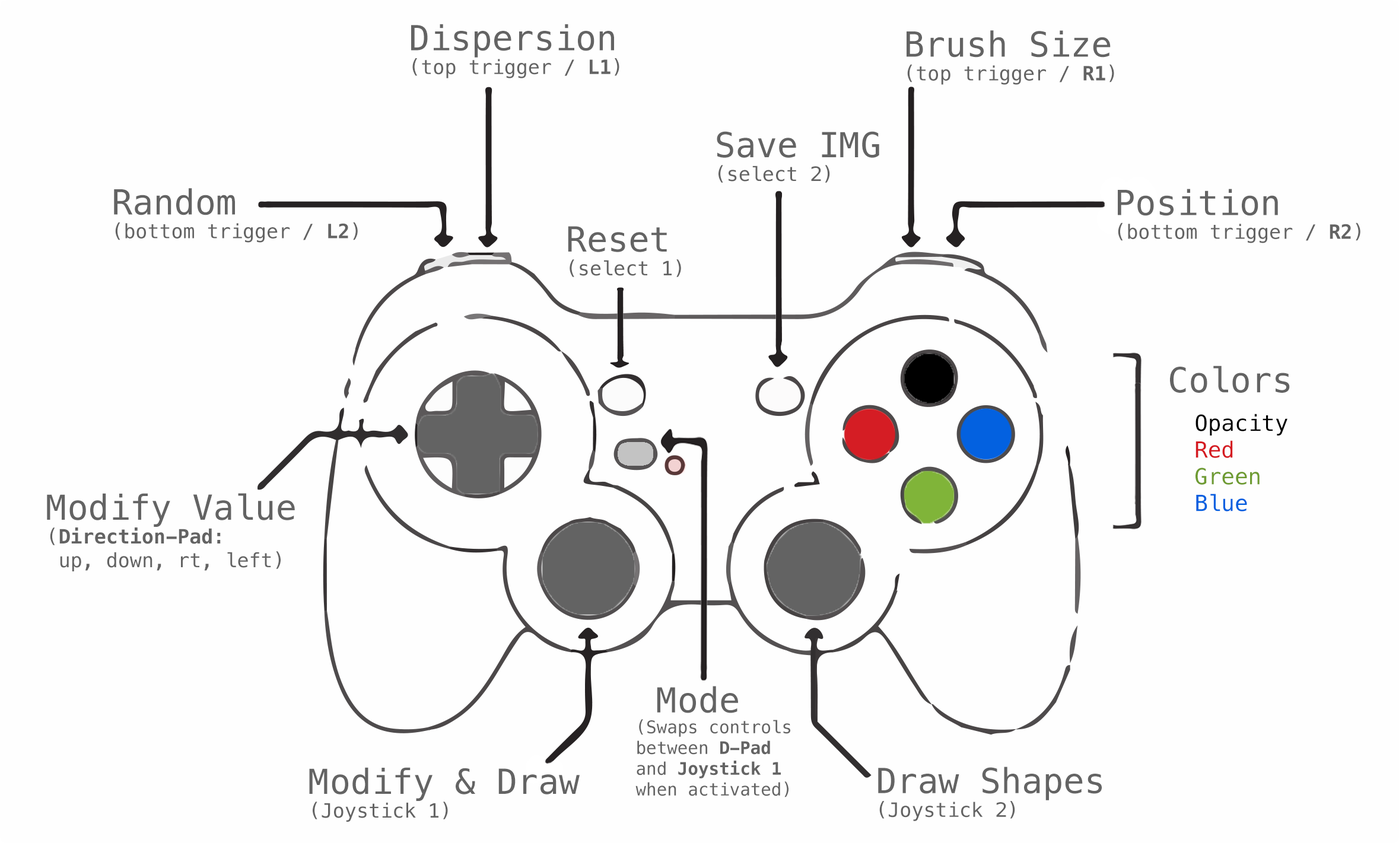
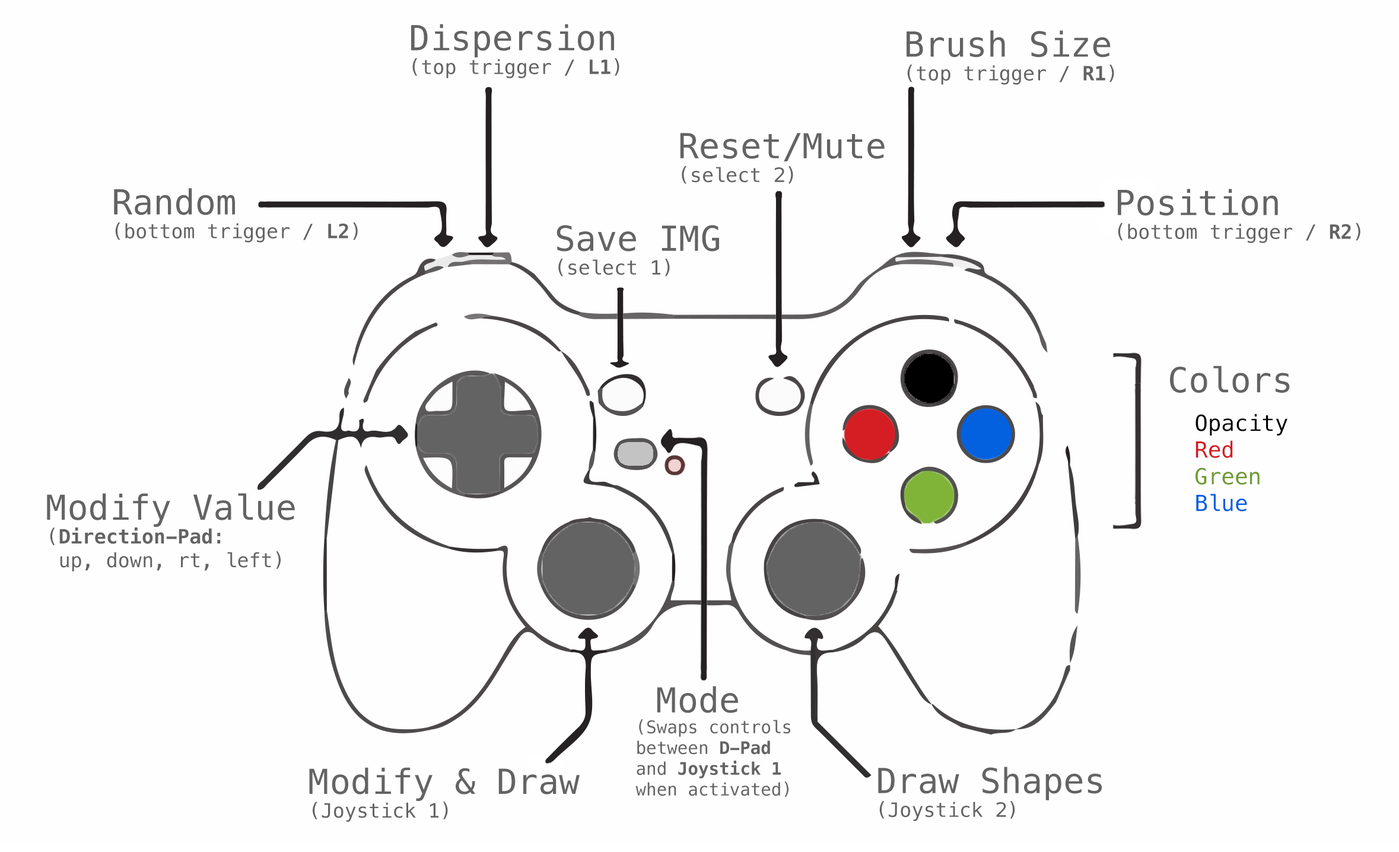
The second 1399x852 image is a revision of the first. Changes to its layers:
renamed "Reset (select 1)" to "Reset/Mute (select 2)", painted on it over <box>567,132,885,278</box>
renamed "Save IMG (select 2)" to "Save IMG (select 1)", painted on it over <box>556,131,880,277</box>
